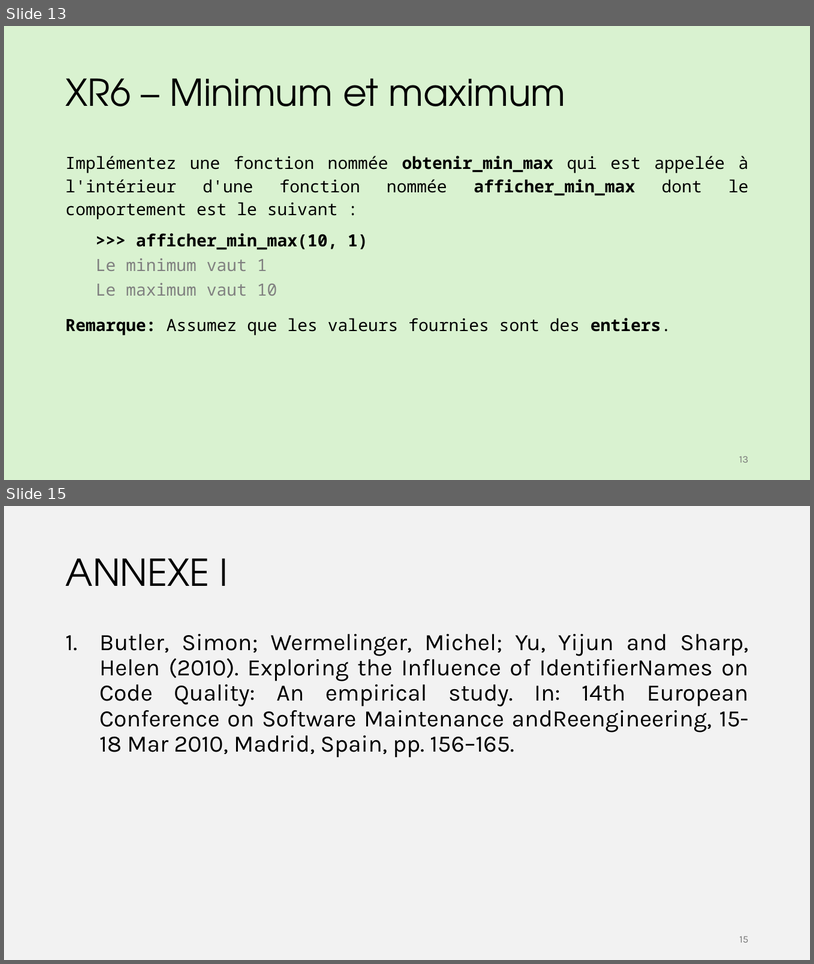
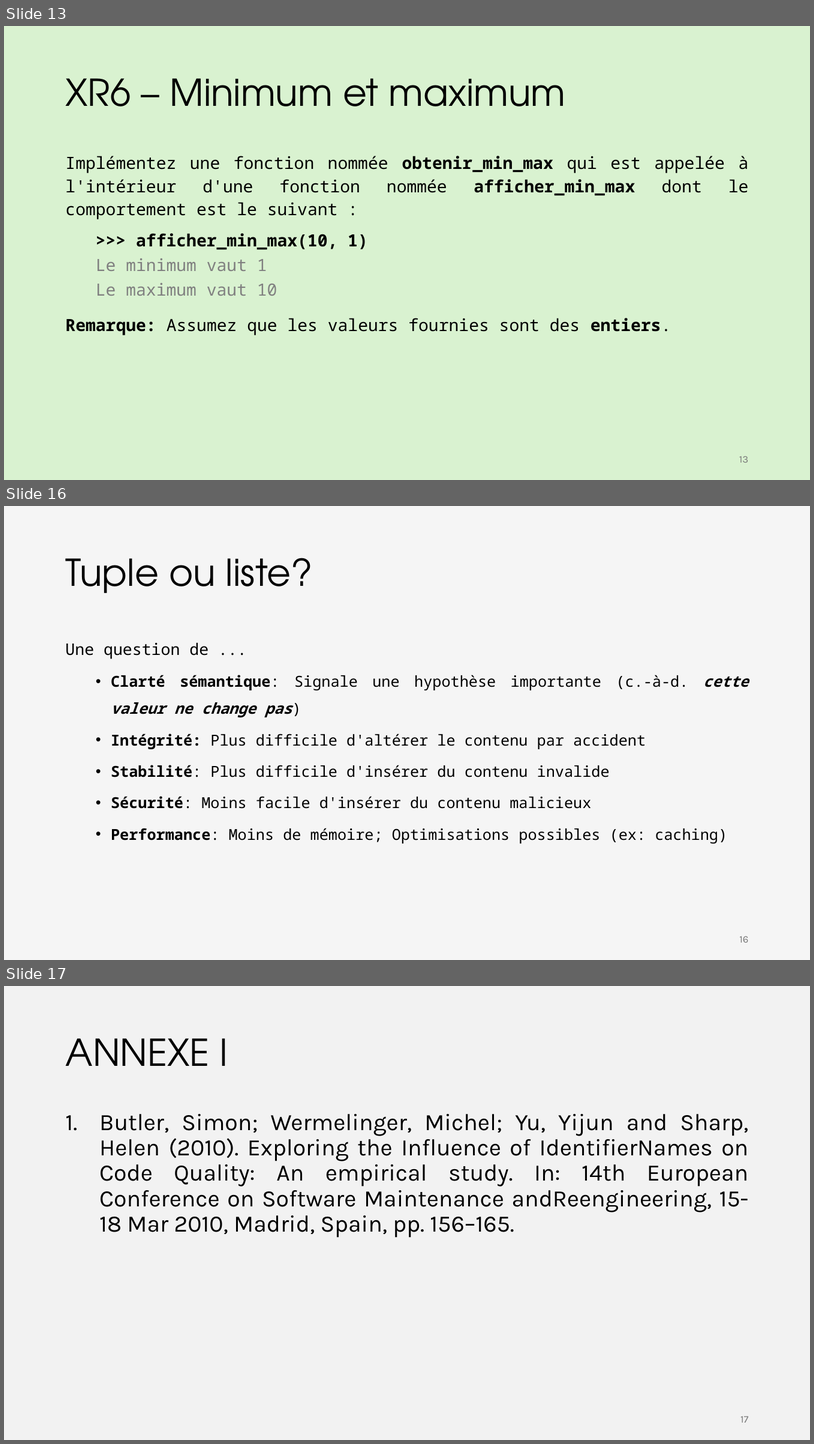
Before and after one commit to iannickgagnon/sagedays_iannick_2026, a slide deck: python_1/presentation_python_1.pptx. Shown one above the other, each under a label of ours: slides 13 and 15 before the commit, slides 13, 16 and 17 after it; the slides between them are not shown. The pictures are 814x964 and 814x1444 pixels, drawn with LibreOffice and Linux fonts; fonts in the diff are those of the drawing. Boxes give left, top, right and bottom in pixels: in the first picture for what was removed or moved away, otherwise in the second. Text is boxed around its words. In the diff, an @@ line names an element or a change of style, - is before the commit and + after.

```diff
--- a/python_1/presentation_python_1.pptx
+++ b/python_1/presentation_python_1.pptx
@@ slide 16 added at <box>4,506,810,960</box>, background #F5F5F5 @@
@@ title added at <box>65,558,313,593</box>, 44 pt, text #000000 @@
+Tuple ou liste?
@@ text added at <box>65,642,749,843</box>, 18 pt, text #000000 @@
+Une question de ...
+  • Clarté sémantique: Signale une hypothèse importante (c.-à-d. cette valeur ne change pas)
+  • Intégrité: Plus difficile d'altérer le contenu par accident
+  • Stabilité: Plus difficile d'insérer du contenu invalide
+  • Sécurité: Moins facile d'insérer du contenu malicieux
+  • Performance: Moins de mémoire; Optimisations possibles (ex: caching)
@@ page number added at <box>740,936,749,942</box>, 12 pt, text #797979 @@
+16
@@ what was slide 15 is now slide 17 @@
@@ page number at <box>741,1416,749,1422</box>: text changed @@
-15
+17
```
Also in this commit, not shown: 1 slide changed, 1 other slide added.
